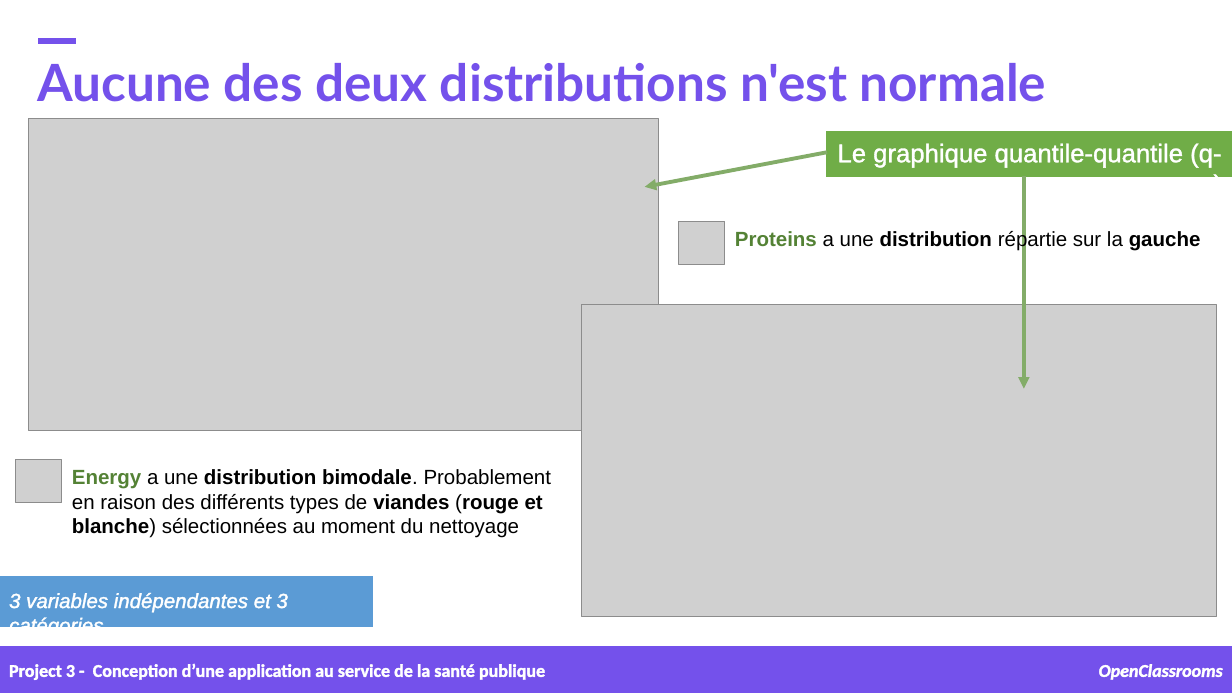
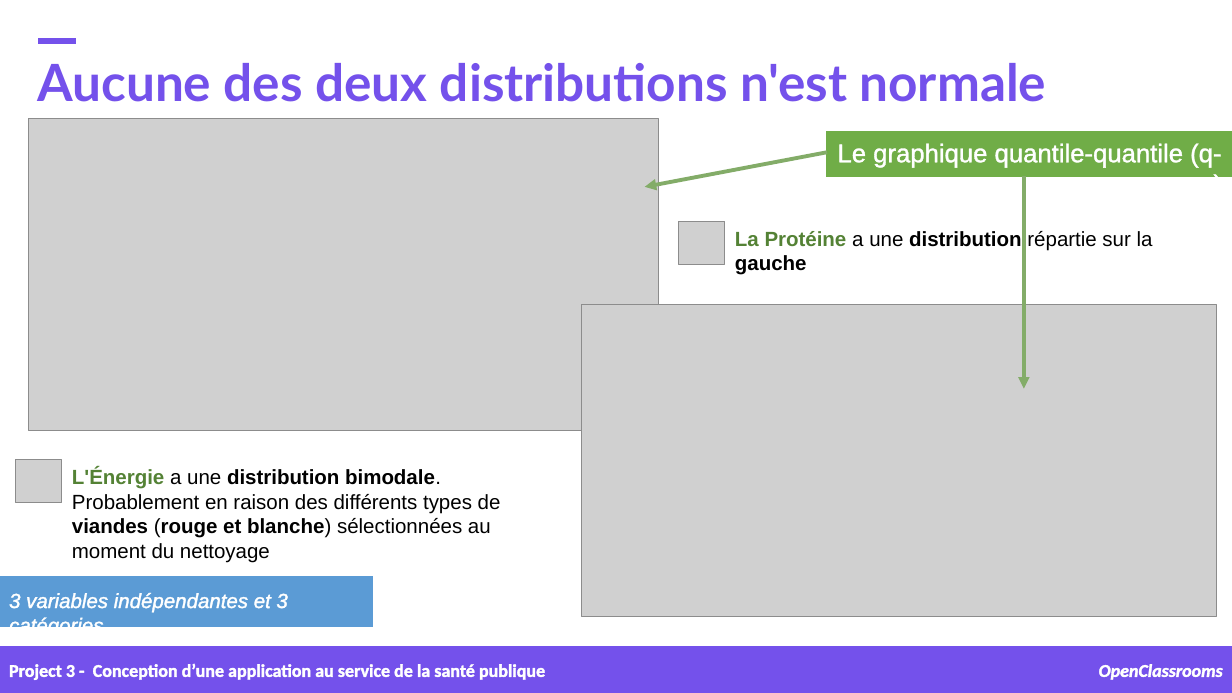
Before and after one commit to samirhinojosa/OC-P3-design-application-public-health, a slide deck: slide 25 of supports/P3_02_presentation v1.pptx (slide 26 before the commit). Drawn at 1232x693 pixels with LibreOffice and Linux fonts; fonts in the diff are those of the drawing; grey boxes stand for pictures; background and template pictures are left out. Boxes give left, top, right and bottom in pixels: in the first picture for what was removed or moved away, otherwise in the second. Text is boxed around its words. In the diff, an @@ line names an element or a change of style, - is before the commit and + after.

```diff
--- a/supports/P3_02_presentation v1.pptx
+++ b/supports/P3_02_presentation v1.pptx
@@ text at (x1=735, y1=231, x2=1153, y2=275): text changed @@
-Proteins a une distribution répartie sur la gauche
+La Protéine a une distribution répartie sur la gauche
@@ text at (x1=72, y1=468, x2=501, y2=563): text changed @@
-Energy a une distribution bimodale. Probablement en raison des différents types de viandes (rouge et blanche) sélectionnées au moment du nettoyage
+L'Énergie a une distribution bimodale. Probablement en raison des différents types de viandes (rouge et blanche) sélectionnées au moment du nettoyage
```
Also in this commit, not shown: 10 other slides changed, 1 slide removed, 1 other file.
